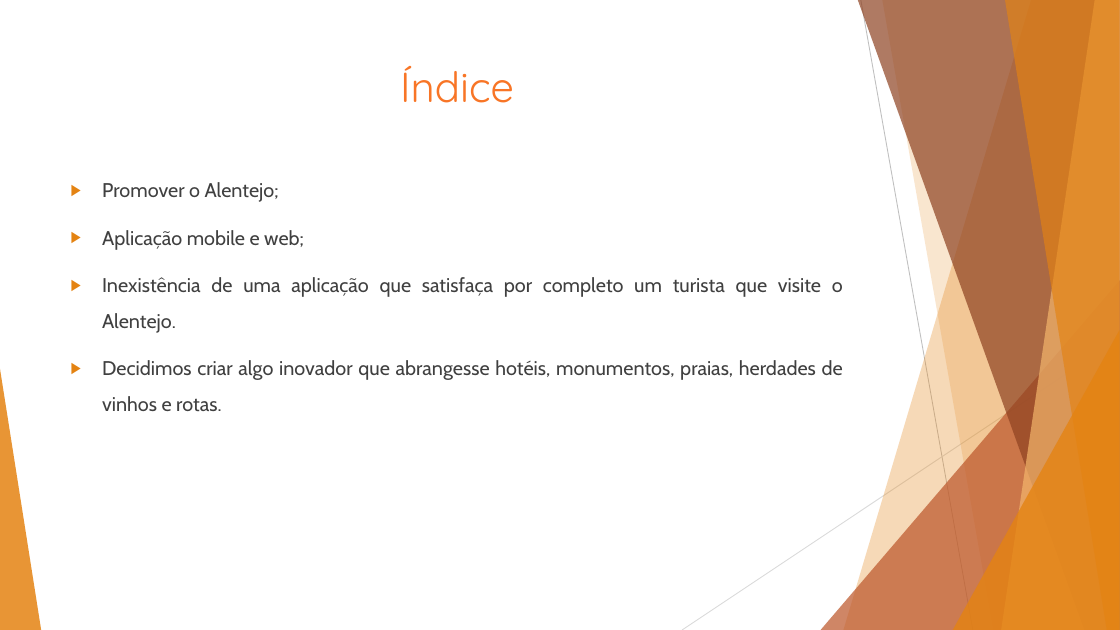
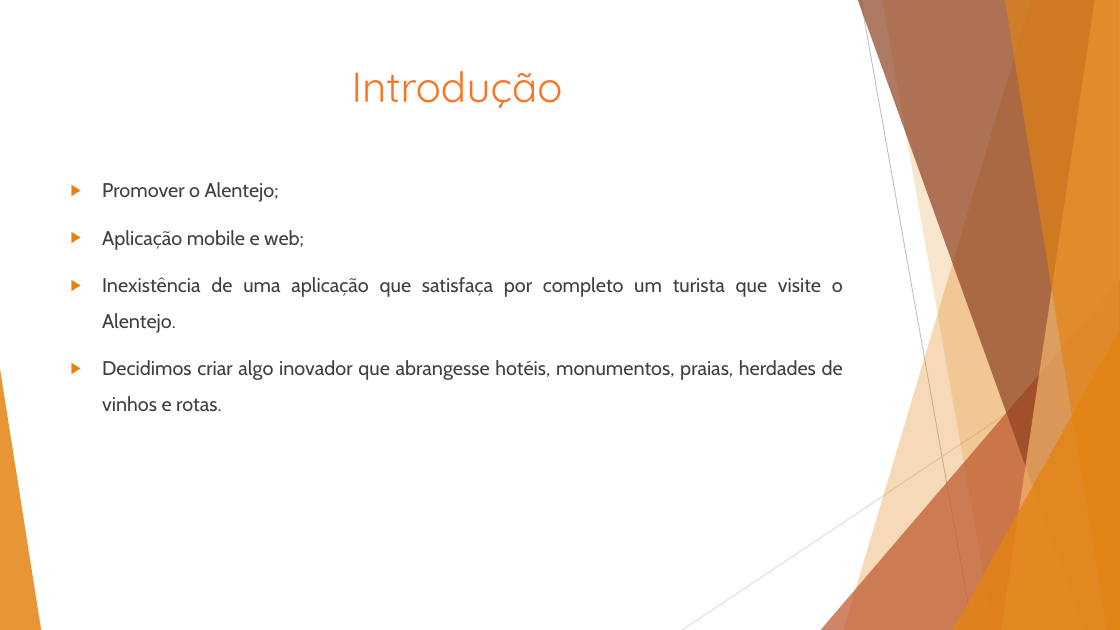
Before and after one commit to diogomneves/Alentejo-Pleasures, a slide deck: slide 2 of Apresentação_AlentejoPleasures.pptx. Drawn at 1120x630 pixels with LibreOffice and Linux fonts; fonts in the diff are those of the drawing. Boxes give left, top, right and bottom in pixels: in the first picture for what was removed or moved away, otherwise in the second. Text is boxed around its words. In the diff, an @@ line names an element or a change of style, - is before the commit and + after.

```diff
--- a/Apresentação_AlentejoPleasures.pptx
+++ b/Apresentação_AlentejoPleasures.pptx
@@ title at (352,71,563,108): text changed @@
-Índice
+Introdução
```
Also in this commit, not shown: 3 other slides changed, 3 slides added.
